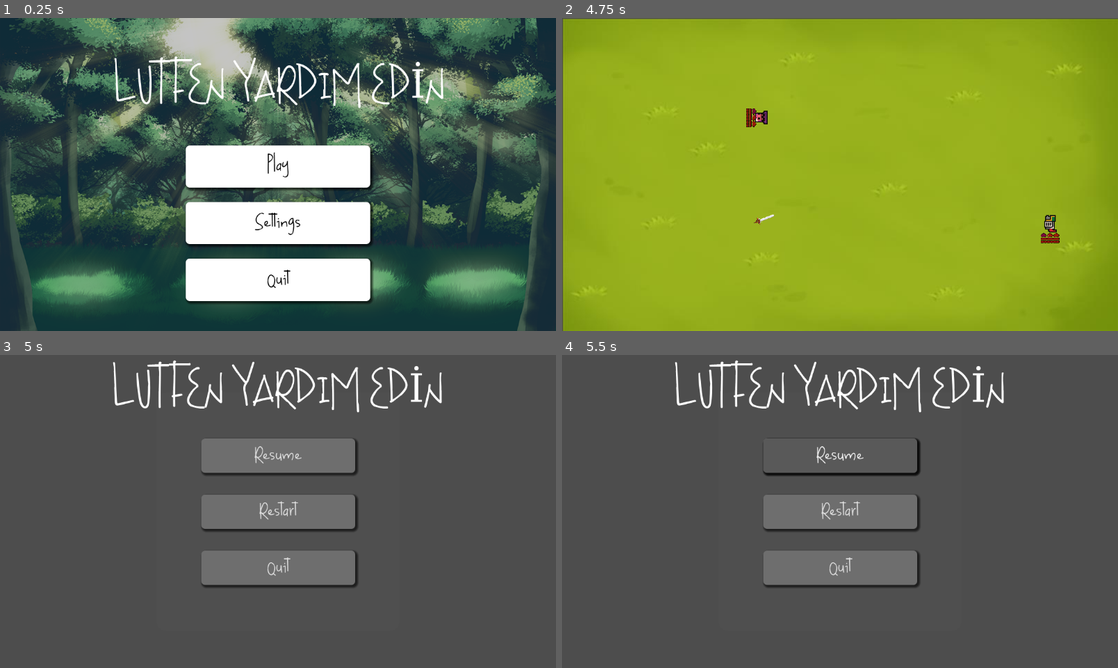
Above: before the commit, frames 1-4 (two rows, left to right).
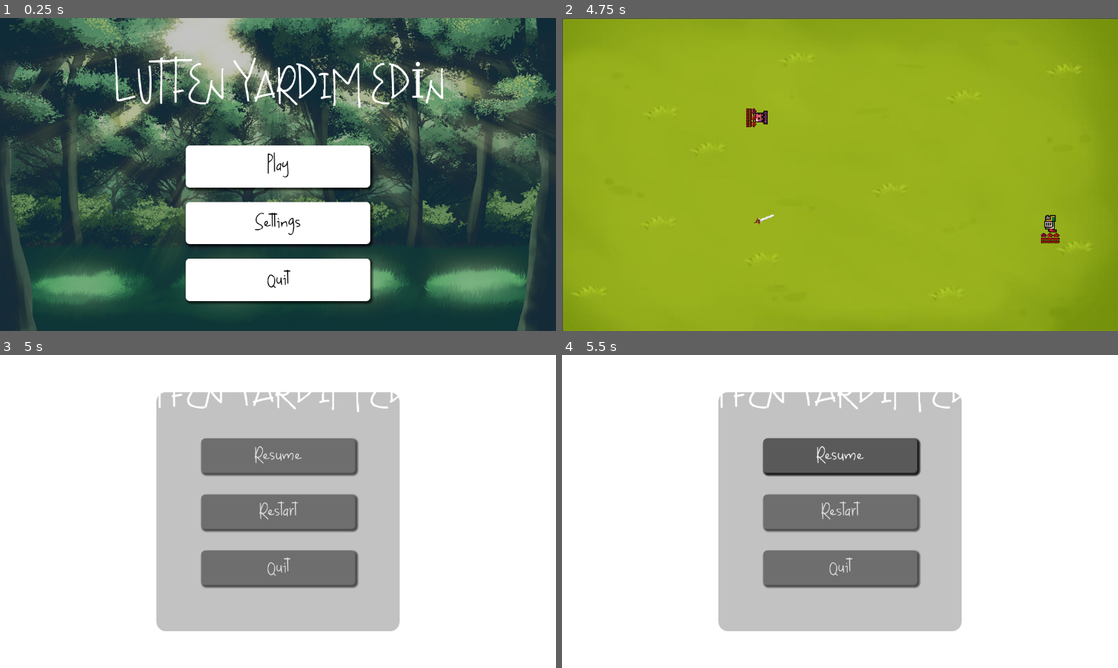
Above: after the commit, the same moments.

Repository: 0ygtgns/lutfenyard-medin
Game: Godot game, scene res://Scenes/menu.tscn
The game is run twice, just before and just after one commit, with the same random seed, the same clock (stepped at 60 frames per second) and the same inputs.
Inputs:
- Up to frame 1 (0.25 s): no input
- Up to frame 2 (4.75 s): click "Play" at 0.5 s; tap Enter (Enemy__Sword) at 1.25 s; hold D (Character_Right) 1.28-2.03 s; tap S (Character_Bottom) at 1.35 s; hold A (Character_Left) 2.03-2.78 s; tap Space (Character_Sword) at 2.1 s; hold D (Character_Right) 2.78-4.28 s; tap W (Character_Top) at 2.85 s; tap Down (Enemy_Bottom) at 3.6 s; hold A (Character_Left) from 4.28 s (still down); tap Up (Enemy_Top) at 4.35 s
- Up to frame 3 (5 s): keep holding A (Character_Left); tap Escape (esc) at 4.9 s
- Up to frame 4 (5.5 s): release A (Character_Left) at 5 s; click "Resume" at 5 s

Frames 1-2 are identical in both runs. In frame 3, 90% of the frame differs, in the area x 0-100%, y 0-100%; in frame 4, 90%.

Commit message:
animation

Diff:
--- /dev/null
+++ b/Assests/shader/paused_menu.gdshader
@@ -0,0 +1,14 @@
+shader_type canvas_item;
+
+void vertex() {
+	// Called for every vertex the material is visible on.
+}
+
+void fragment() {
+	// Called for every pixel the material is visible on.
+}
+
+//void light() {
+//	// Called for every pixel for every light affecting the CanvasItem.
+//	// Uncomment to replace the default light processing function with this one.
+//}
--- a/Scenes/paused_menu.tscn
+++ b/Scenes/paused_menu.tscn
@@ -1,7 +1,11 @@
-[gd_scene load_steps=9 format=3 uid="uid://16vvhx6hjk4s"]
+[gd_scene load_steps=11 format=3 uid="uid://16vvhx6hjk4s"]
 
 [ext_resource type="Script" uid="uid://do8qfk27yuyp4" path="res://Scripts/paused_menu.gd" id="1_8da32"]
 [ext_resource type="FontFile" uid="uid://blp7rok3bglsw" path="res://Assests/fonts/NothingTodayDemoRegular.ttf" id="1_qxfps"]
+[ext_resource type="Shader" uid="uid://dprc0fk2hco4i" path="res://Assests/shader/paused_menu.gdshader" id="2_l2rry"]
+
+[sub_resource type="ShaderMaterial" id="ShaderMaterial_npcx0"]
+shader = ExtResource("2_l2rry")
 
 [sub_resource type="StyleBoxFlat" id="StyleBoxFlat_npcx0"]
 bg_color = Color(0.321569, 0.321569, 0.321569, 0.352941)
@@ -38,6 +42,7 @@
 
 [sub_resource type="Animation" id="Animation_qxfps"]
 resource_name = "blur"
+length = 0.3
 
 [sub_resource type="AnimationLibrary" id="AnimationLibrary_8da32"]
 _data = {
@@ -53,6 +58,15 @@
 grow_horizontal = 2
 grow_vertical = 2
 script = ExtResource("1_8da32")
+
+[node name="ColorRect" type="ColorRect" parent="."]
+material = SubResource("ShaderMaterial_npcx0")
+layout_mode = 1
+anchors_preset = 15
+anchor_right = 1.0
+anchor_bottom = 1.0
+grow_horizontal = 2
+grow_vertical = 2
 
 [node name="PanelContainer" type="PanelContainer" parent="."]
 layout_mode = 1
@@ -143,4 +157,6 @@
 &"": SubResource("AnimationLibrary_8da32")
 }
 
+[connection signal="pressed" from="VBoxContainer/Resume" to="." method="_on_resume_pressed"]
+[connection signal="pressed" from="VBoxContainer/Restart" to="." method="_on_restart_pressed"]
 [connection signal="pressed" from="VBoxContainer/Quit" to="." method="_on_quit_pressed"]
--- a/Scripts/paused_menu.gd
+++ b/Scripts/paused_menu.gd
@@ -5,6 +5,11 @@
 func _ready() -> void:
 	pass # Replace with function body.
 
+func _on_resume_pressed() -> void:
+	pass # Replace with function body.
+
+func _on_restart_pressed() -> void:
+	get_tree().reload_current_scene()
 
 
 func _on_quit_pressed() -> void:
Not shown, added: Assests/shader/paused_menu.gdshader.uid
